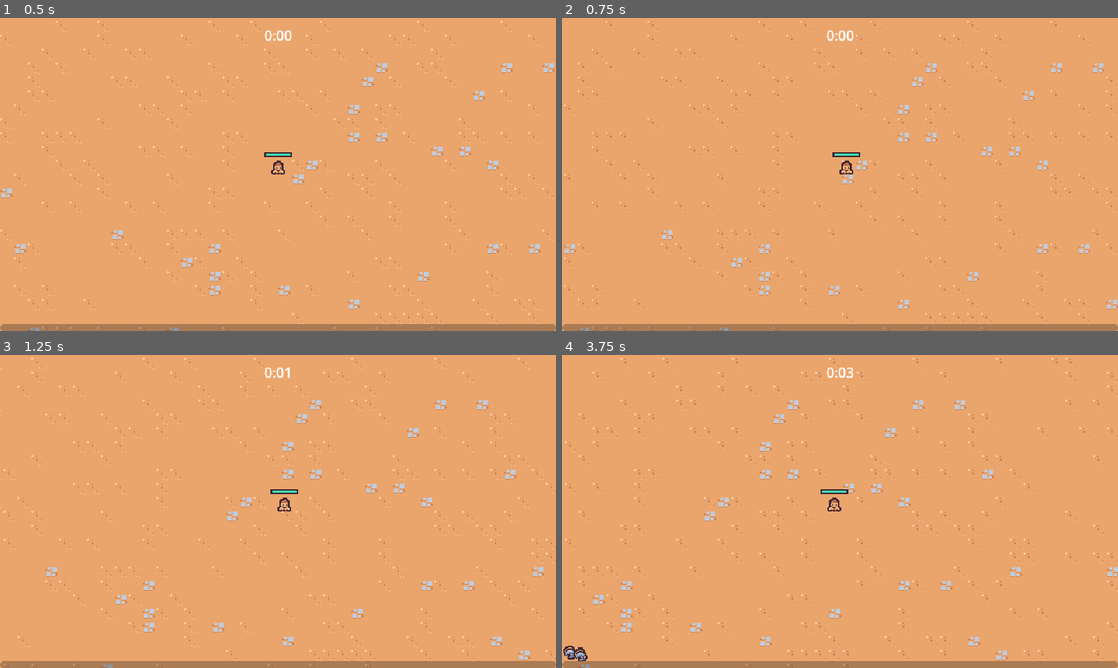
Above: before the commit, frames 1-4 (two rows, left to right).
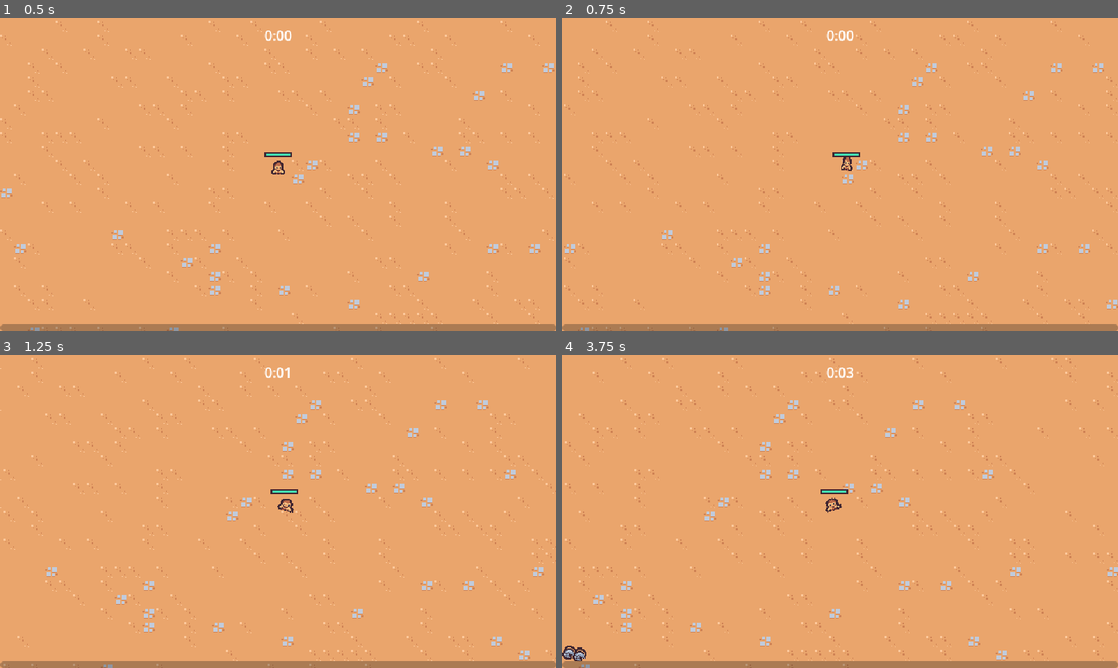
Above: after the commit, the same moments.

Repository: richigro/godot2DGame
Game: Godot game, scene res://scenes/main/main.tscn
Two runs of this game, one before a commit and one after it. Both use one fixed random seed, a clock stepped at 60 frames per second and the inputs below.
Inputs (mouse positions are in pixels of both pictures, inside the frame that each line leads up to):
- Up to frame 1 (0.5 s): no input
- Up to frame 2 (0.75 s): move the mouse to (962, 158) at 0.52 s; press the mouse at (962, 158) at 0.53 s; hold D (move_right) from 0.53 s (still down)
- Up to frame 3 (1.25 s): keep holding D (move_right)
- Up to frame 4 (3.75 s): move the mouse to (728, 527) at 1.27 s; release D (move_right) at 1.28 s; release the mouse at (728, 527) at 1.28 s; hold S (move_down) 1.28-2.03 s; click (728, 527) at 1.35 s; move the mouse to (895, 442) at 2.02 s; press the mouse at (895, 442) at 2.03 s; hold D (move_right) 2.03-2.78 s; move the mouse to (812, 574) at 2.77 s; release the mouse at (812, 574) at 2.78 s; hold W (move_up) 2.78-3.53 s; click (812, 574) at 2.85 s; move the mouse to (1006, 558) at 3.52 s; press the mouse at (1006, 558) at 3.53 s; hold A (move_left) from 3.53 s (still down)

Frame 1 is identical in both runs. In frame 2, less than 0.1% of the frame differs, in the area x 49-53%, y 44-50%; in frame 3, less than 0.1%; in frame 4, 0.2%, in the area x 0-51%, y 45-98%.

Commit message:
added new player and enemy animations

Diff:
--- /dev/null
+++ b/resources/upgrades/ability.gd
@@ -0,0 +1,5 @@
+# using inheritance
+extends AbilityUpgrade
+class_name Ability
+
+@export var ability_controller_scene: PackedScene
--- a/resources/upgrades/ability_upgrade.gd
+++ b/resources/upgrades/ability_upgrade.gd
@@ -2,5 +2,6 @@
 class_name AbilityUpgrade
 
 @export var id: String
+@export var max_quantity: int
 @export var name: String
 @export_multiline var description: String
--- /dev/null
+++ b/resources/upgrades/axe.tres
@@ -0,0 +1,12 @@
+[gd_resource type="Resource" script_class="Ability" load_steps=3 format=3 uid="uid://b3dpwunktq71"]
+
+[ext_resource type="PackedScene" uid="uid://cluhxrqgytahs" path="res://scenes/ability/axe_ability_controller/axe_ability_controller.tscn" id="1_bd05v"]
+[ext_resource type="Script" path="res://resources/upgrades/ability.gd" id="1_w7g7j"]
+
+[resource]
+script = ExtResource("1_w7g7j")
+ability_controller_scene = ExtResource("1_bd05v")
+id = "axe"
+max_quantity = 1
+name = "Axe"
+description = "Periodically sends out a spinning axe."
--- a/resources/upgrades/sword_rate.tres
+++ b/resources/upgrades/sword_rate.tres
@@ -5,5 +5,6 @@
 [resource]
 script = ExtResource("1_16255")
 id = "sword_rate"
+max_quantity = 5
 name = "Sword Quickness"
-description = "Increases Sword attack rate by 10%"
+description = "Increases Sword attack rate by 10%."
--- /dev/null
+++ b/scenes/ability/axe_ability/axe_ability.gd
@@ -0,0 +1,26 @@
+extends Node2D
+
+const MAX_RADIUS = 100
+
+@onready var hitbox_component = $HitboxComponent
+
+var base_rotation = Vector2.RIGHT
+
+func _ready():
+	base_rotation = Vector2.RIGHT.rotated(randf_range(0, TAU))
+
+	var tween = create_tween()
+	tween.tween_method(tween_method, 0.0, 2.0, 3)
+	tween.tween_callback(queue_free)
+
+
+func tween_method(rotations: float):
+	var percent = rotations / 2
+	var current_radius = percent * MAX_RADIUS
+	var current_direction = base_rotation.rotated(rotations * TAU)
+
+	var player = get_tree().get_first_node_in_group("player") as Node2D
+	if player == null:
+		return
+
+	global_position = player.global_position + (current_direction * current_radius)
--- /dev/null
+++ b/scenes/ability/axe_ability/axe_ability.tscn
@@ -0,0 +1,62 @@
+[gd_scene load_steps=8 format=3 uid="uid://d10d4df13ngfo"]
+
+[ext_resource type="Script" path="res://scenes/ability/axe_ability/axe_ability.gd" id="1_8pyxx"]
+[ext_resource type="Texture2D" uid="uid://5ryl0oir81yy" path="res://scenes/ability/axe_ability/axe.png" id="1_mp0ax"]
+[ext_resource type="PackedScene" uid="uid://3lewgfaoq65r" path="res://scenes/component/hitbox_component.tscn" id="3_4snj4"]
+
+[sub_resource type="Animation" id="Animation_7ylej"]
+length = 0.001
+tracks/0/type = "value"
+tracks/0/imported = false
+tracks/0/enabled = true
+tracks/0/path = NodePath("Sprite2D:rotation")
+tracks/0/interp = 1
+tracks/0/loop_wrap = true
+tracks/0/keys = {
+"times": PackedFloat32Array(0),
+"transitions": PackedFloat32Array(1),
+"update": 0,
+"values": [0.0]
+}
+
+[sub_resource type="Animation" id="Animation_87vki"]
+resource_name = "default"
+length = 0.5
+loop_mode = 1
+tracks/0/type = "value"
+tracks/0/imported = false
+tracks/0/enabled = true
+tracks/0/path = NodePath("Sprite2D:rotation")
+tracks/0/interp = 1
+tracks/0/loop_wrap = true
+tracks/0/keys = {
+"times": PackedFloat32Array(0, 0.5),
+"transitions": PackedFloat32Array(1, 1),
+"update": 0,
+"values": [0.0, 6.28319]
+}
+
+[sub_resource type="AnimationLibrary" id="AnimationLibrary_cwsn0"]
+_data = {
+"RESET": SubResource("Animation_7ylej"),
+"default": SubResource("Animation_87vki")
+}
+
+[sub_resource type="CircleShape2D" id="CircleShape2D_6k0l3"]
+
+[node name="AxeAbility" type="Node2D"]
+script = ExtResource("1_8pyxx")
+
+[node name="AnimationPlayer" type="AnimationPlayer" parent="."]
+autoplay = "default"
+libraries = {
+"": SubResource("AnimationLibrary_cwsn0")
+}
+
+[node name="Sprite2D" type="Sprite2D" parent="."]
+texture = ExtResource("1_mp0ax")
+
+[node name="HitboxComponent" parent="." instance=ExtResource("3_4snj4")]
+
+[node name="CollisionShape2D" type="CollisionShape2D" parent="HitboxComponent"]
+shape = SubResource("CircleShape2D_6k0l3")
--- /dev/null
+++ b/scenes/ability/axe_ability_controller/axe_ability_controller.gd
@@ -0,0 +1,21 @@
+extends Node
+
+@export var axe_ability_scene: PackedScene
+
+var damage = 10
+
+func _ready():
+	$Timer.timeout.connect(on_timer_timeout)
+
+
+func on_timer_timeout():
+	var player = get_tree().get_first_node_in_group("player") as Node2D
+	if player == null:
+		return
+	var foreground = get_tree().get_first_node_in_group("foreground_layer") as Node2D
+	if foreground == null:
+		return
+	var axe_instance = axe_ability_scene.instantiate() as Node2D
+	foreground.add_child(axe_instance)
+	axe_instance.global_position = player.global_position
+	axe_instance.hitbox_component.damage = damage
--- /dev/null
+++ b/scenes/ability/axe_ability_controller/axe_ability_controller.tscn
@@ -0,0 +1,12 @@
+[gd_scene load_steps=3 format=3 uid="uid://cluhxrqgytahs"]
+
+[ext_resource type="Script" path="res://scenes/ability/axe_ability_controller/axe_ability_controller.gd" id="1_8xkqn"]
+[ext_resource type="PackedScene" uid="uid://d10d4df13ngfo" path="res://scenes/ability/axe_ability/axe_ability.tscn" id="2_x4hdp"]
+
+[node name="AxeAbilityController" type="Node"]
+script = ExtResource("1_8xkqn")
+axe_ability_scene = ExtResource("2_x4hdp")
+
+[node name="Timer" type="Timer" parent="."]
+wait_time = 3.5
+autostart = true
--- /dev/null
+++ b/scenes/component/death_component.gd
@@ -0,0 +1,24 @@
+extends Node2D
+
+@export var health_component: Node
+@export var sprite: Sprite2D
+
+
+func _ready():
+	$GPUParticles2D.texture = sprite.texture
+	health_component.died.connect(on_died)
+
+
+func on_died():
+	if owner == null || not owner is Node2D:
+		return
+	var spawn_position = owner.global_position
+	# get current entities layer node
+	var entities = get_tree().get_first_node_in_group("entities_layer")
+	# remove the death component
+	get_parent().remove_child(self)
+	# re-save to the new entities layer
+	entities.add_child(self)
+
+	global_position = spawn_position
+	$AnimationPlayer.play("default")
--- /dev/null
+++ b/scenes/component/death_component.tscn
@@ -0,0 +1,92 @@
+[gd_scene load_steps=9 format=3 uid="uid://carv5p6jrejdc"]
+
+[ext_resource type="Texture2D" uid="uid://c4qgxbxwgbin7" path="res://scenes/game_object/basic_enemy/basic_enemy.png" id="1_olenj"]
+[ext_resource type="Script" path="res://scenes/component/death_component.gd" id="1_pfu6r"]
+
+[sub_resource type="Animation" id="Animation_6uj1b"]
+resource_name = "default"
+tracks/0/type = "value"
+tracks/0/imported = false
+tracks/0/enabled = true
+tracks/0/path = NodePath("GPUParticles2D:emitting")
+tracks/0/interp = 1
+tracks/0/loop_wrap = true
+tracks/0/keys = {
+"times": PackedFloat32Array(0),
+"transitions": PackedFloat32Array(1),
+"update": 1,
+"values": [true]
+}
+tracks/1/type = "method"
+tracks/1/imported = false
+tracks/1/enabled = true
+tracks/1/path = NodePath(".")
+tracks/1/interp = 1
+tracks/1/loop_wrap = true
+tracks/1/keys = {
+"times": PackedFloat32Array(1),
+"transitions": PackedFloat32Array(1),
+"values": [{
+"args": [],
+"method": &"queue_free"
+}]
+}
+
+[sub_resource type="Animation" id="Animation_fmdfe"]
+length = 0.001
+tracks/0/type = "value"
+tracks/0/imported = false
+tracks/0/enabled = true
+tracks/0/path = NodePath("GPUParticles2D:emitting")
+tracks/0/interp = 1
+tracks/0/loop_wrap = true
+tracks/0/keys = {
+"times": PackedFloat32Array(0),
+"transitions": PackedFloat32Array(1),
+"update": 1,
+"values": [false]
+}
+
+[sub_resource type="AnimationLibrary" id="AnimationLibrary_gntpp"]
+_data = {
+"RESET": SubResource("Animation_fmdfe"),
+"default": SubResource("Animation_6uj1b")
+}
+
+[sub_resource type="Curve" id="Curve_tfghn"]
+_data = [Vector2(0, 1), 0.0, 0.0, 0, 0, Vector2(0.596364, 0.989474), 0.0, 0.0, 0, 0, Vector2(1, 0), -0.0827066, 0.0, 0, 0]
+point_count = 3
+
+[sub_resource type="CurveTexture" id="CurveTexture_8e51s"]
+curve = SubResource("Curve_tfghn")
+
+[sub_resource type="ParticleProcessMaterial" id="ParticleProcessMaterial_arrxk"]
+particle_flag_disable_z = true
+direction = Vector3(0, -1, 0)
+spread = 30.0
+gravity = Vector3(0, 800, 0)
+initial_velocity_min = 175.0
+initial_velocity_max = 250.0
+angular_velocity_min = -1440.0
+angular_velocity_max = 1440.0
+orbit_velocity_min = 0.0
+orbit_velocity_max = 0.0
+scale_curve = SubResource("CurveTexture_8e51s")
+
+[node name="DeathComponent" type="Node2D"]
+script = ExtResource("1_pfu6r")
+
+[node name="AnimationPlayer" type="AnimationPlayer" parent="."]
+libraries = {
+"": SubResource("AnimationLibrary_gntpp")
+}
+
+[node name="GPUParticles2D" type="GPUParticles2D" parent="."]
+emitting = false
+amount = 1
+process_material = SubResource("ParticleProcessMaterial_arrxk")
+texture = ExtResource("1_olenj")
+lifetime = 0.5
+one_shot = true
+fixed_fps = 0
+interpolate = false
--- a/scenes/game_object/basic_enemy/basic_enemy.gd
+++ b/scenes/game_object/basic_enemy/basic_enemy.gd
@@ -3,6 +3,7 @@
 const MAX_SPEED = 50
 
 @onready var health_component: HealthComponent = $HealthComponent
+@onready var visuals = $Visuals
 
 
 func _process(delta):
@@ -11,6 +12,9 @@
 	velocity = direction * MAX_SPEED
 	move_and_slide()
 
+	var move_sign = sign(velocity.x)
+	if move_sign != 0:
+		visuals.scale = Vector2(-move_sign, 1)
 
 func get_direction_to_player():
 	var player_node = get_tree().get_first_node_in_group("player") as Node2D
--- a/scenes/game_object/basic_enemy/basic_enemy.tscn
+++ b/scenes/game_object/basic_enemy/basic_enemy.tscn
@@ -1,10 +1,73 @@
-[gd_scene load_steps=8 format=3 uid="uid://dbwt0itgh2vl5"]
+[gd_scene load_steps=12 format=3 uid="uid://dbwt0itgh2vl5"]
 
 [ext_resource type="Texture2D" uid="uid://c4qgxbxwgbin7" path="res://scenes/game_object/basic_enemy/basic_enemy.png" id="1_1ah8r"]
 [ext_resource type="Script" path="res://scenes/game_object/basic_enemy/basic_enemy.gd" id="1_ak4hd"]
 [ext_resource type="PackedScene" uid="uid://by4bqsc2kqgkd" path="res://scenes/component/health_component.tscn" id="2_srf2r"]
 [ext_resource type="PackedScene" uid="uid://b03wnfliocvgb" path="res://scenes/component/vial_drop_component.tscn" id="3_ko7iq"]
+[ext_resource type="PackedScene" uid="uid://carv5p6jrejdc" path="res://scenes/component/death_component.tscn" id="4_2a6i8"]
 [ext_resource type="PackedScene" uid="uid://cjekaa535a73f" path="res://scenes/component/hurtbox_component.tscn" id="4_yes6m"]
+
+[sub_resource type="Animation" id="Animation_qvoat"]
+length = 0.001
+tracks/0/type = "value"
+tracks/0/imported = false
+tracks/0/enabled = true
+tracks/0/path = NodePath("Visuals/Sprite2D:position")
+tracks/0/interp = 1
+tracks/0/loop_wrap = true
+tracks/0/keys = {
+"times": PackedFloat32Array(0),
+"transitions": PackedFloat32Array(1),
+"update": 0,
+"values": [Vector2(0, 0)]
+}
+tracks/1/type = "value"
+tracks/1/imported = false
+tracks/1/enabled = true
+tracks/1/path = NodePath("Visuals/Sprite2D:rotation")
+tracks/1/interp = 1
+tracks/1/loop_wrap = true
+tracks/1/keys = {
+"times": PackedFloat32Array(0),
+"transitions": PackedFloat32Array(1),
+"update": 0,
+"values": [0.0]
+}
+
+[sub_resource type="Animation" id="Animation_nc4cb"]
+resource_name = "walk"
+length = 0.4
+loop_mode = 1
+tracks/0/type = "value"
+tracks/0/imported = false
+tracks/0/enabled = true
+tracks/0/path = NodePath("Visuals/Sprite2D:position")
+tracks/0/interp = 2
+tracks/0/loop_wrap = true
+tracks/0/keys = {
+"times": PackedFloat32Array(0, 0.1, 0.3),
+"transitions": PackedFloat32Array(1, 1, 1),
+"update": 0,
+"values": [Vector2(0, 0), Vector2(-1, 0), Vector2(1, 0)]
+}
+tracks/1/type = "value"
+tracks/1/imported = false
+tracks/1/enabled = true
+tracks/1/path = NodePath("Visuals/Sprite2D:rotation")
+tracks/1/interp = 2
+tracks/1/loop_wrap = true
+tracks/1/keys = {
+"times": PackedFloat32Array(0, 0.1, 0.2, 0.3),
+"transitions": PackedFloat32Array(1, 1, 1, 1),
+"update": 0,
+"values": [0.174533, -0.174533, 0.174533, -0.174533]
+}
+
+[sub_resource type="AnimationLibrary" id="AnimationLibrary_77jlj"]
+_data = {
+"RESET": SubResource("Animation_qvoat"),
+"walk": SubResource("Animation_nc4cb")
+}
 
 [sub_resource type="CircleShape2D" id="CircleShape2D_3weur"]
 radius = 12.0
@@ -18,22 +81,36 @@
 motion_mode = 1
 script = ExtResource("1_ak4hd")
 
+[node name="AnimationPlayer" type="AnimationPlayer" parent="."]
+autoplay = "walk"
+libraries = {
+"": SubResource("AnimationLibrary_77jlj")
+}
+
 [node name="HealthComponent" parent="." instance=ExtResource("2_srf2r")]
 
 [node name="VialDropComponent" parent="." node_paths=PackedStringArray("health_component") instance=ExtResource("3_ko7iq")]
 health_component = NodePath("../HealthComponent")
 
+[node name="DeathComponent" parent="." node_paths=PackedStringArray("health_component", "sprite") instance=ExtResource("4_2a6i8")]
+health_component = NodePath("../HealthComponent")
+sprite = NodePath("../Visuals/Sprite2D")
+
 [node name="HurtboxComponent" parent="." node_paths=PackedStringArray("health_component") instance=ExtResource("4_yes6m")]
+visible = false
 health_component = NodePath("../HealthComponent")
 
 [node name="CollisionShape2D" type="CollisionShape2D" parent="HurtboxComponent"]
 position = Vector2(0, -5)
 shape = SubResource("CircleShape2D_3weur")
 
-[node name="Sprite2D" type="Sprite2D" parent="."]
+[node name="Visuals" type="Node2D" parent="."]
+
+[node name="Sprite2D" type="Sprite2D" parent="Visuals"]
 texture = ExtResource("1_1ah8r")
 offset = Vector2(0, -4)
 
 [node name="CollisionShape2D" type="CollisionShape2D" parent="."]
+visible = false
 position = Vector2(0, -5)
 shape = SubResource("CircleShape2D_vdpue")
--- a/scenes/game_object/player/player.gd
+++ b/scenes/game_object/player/player.gd
@@ -6,6 +6,10 @@
 @onready var damage_interval_timer = $DamageIntervalTimer
 @onready var health_component = $HealthComponent
 @onready var health_bar = $HealthBar
+@onready var abilities = $Abilities
+@onready var animation_player = $AnimationPlayer
+@onready var visuals = $Visuals
+
 var number_colliding_bodies = 0
 
 
@@ -14,6 +18,7 @@
 	$CollisionArea2D.body_exited.connect(on_body_exited)
 	damage_interval_timer.timeout.connect(on_damage_interval_timer_timeout)
 	health_component.health_changed.connect(on_health_changed)
+	GameEvents.ability_upgrade_added.connect(on_ability_upgrade_added)
 	update_health_display()
 
 # Called every frame. 'delta' is the elapsed time since the previous frame.
@@ -27,6 +32,15 @@
 	velocity = velocity.lerp(target_velocity, 1 - exp(-delta * ACCELERATION_SMOOTHING))
 
 	move_and_slide()
+	print(movement_vector)
+	if movement_vector.x != 0 || movement_vector.y != 0:
+		animation_player.play("walk")
+	else:
+		animation_player.play("RESET")
+
+	var move_sign = sign(movement_vector.x)
+	if move_sign != 0:
+		visuals.scale = Vector2(move_sign, 1)
 
 func get_movement_vector():
 	var x_movement = Input.get_action_strength("move_right") - Input.get_action_strength("move_left")
@@ -59,3 +73,11 @@
 
 func on_health_changed():
 	update_health_display()
+
+
+func on_ability_upgrade_added(ability_upgrade: AbilityUpgrade, current_upgrades: Dictionary):
+	if not ability_upgrade is Ability:
+		return
+
+	var ability = ability_upgrade as Ability
+	abilities.add_child(ability.ability_controller_scene.instantiate())
--- a/scenes/game_object/player/player.tscn
+++ b/scenes/game_object/player/player.tscn
@@ -1,9 +1,95 @@
-[gd_scene load_steps=10 format=3 uid="uid://cbk8assv2v1sf"]
+[gd_scene load_steps=13 format=3 uid="uid://cbk8assv2v1sf"]
 
 [ext_resource type="Script" path="res://scenes/game_object/player/player.gd" id="1_7sdio"]
 [ext_resource type="Texture2D" uid="uid://bixd35lrum2h1" path="res://scenes/game_object/player/player.png" id="1_ryu2r"]
 [ext_resource type="PackedScene" uid="uid://bklv655j1ohhe" path="res://scenes/ability/sword_ability_controller/sword_ability_controller.tscn" id="2_fgx3p"]
 [ext_resource type="PackedScene" uid="uid://by4bqsc2kqgkd" path="res://scenes/component/health_component.tscn" id="2_hgdv6"]
+
+[sub_resource type="Animation" id="Animation_rqd1d"]
+length = 0.001
+tracks/0/type = "value"
+tracks/0/imported = false
+tracks/0/enabled = true
+tracks/0/path = NodePath("Visuals/Sprite2D:position")
+tracks/0/interp = 1
+tracks/0/loop_wrap = true
+tracks/0/keys = {
+"times": PackedFloat32Array(0),
+"transitions": PackedFloat32Array(1),
+"update": 0,
+"values": [Vector2(0, 0)]
+}
+tracks/1/type = "value"
+tracks/1/imported = false
+tracks/1/enabled = true
+tracks/1/path = NodePath("Visuals/Sprite2D:rotation")
+tracks/1/interp = 1
+tracks/1/loop_wrap = true
+tracks/1/keys = {
+"times": PackedFloat32Array(0),
+"transitions": PackedFloat32Array(1),
+"update": 0,
+"values": [0.0]
+}
+tracks/2/type = "value"
+tracks/2/imported = false
+tracks/2/enabled = true
+tracks/2/path = NodePath("Visuals/Sprite2D:scale")
+tracks/2/interp = 1
+tracks/2/loop_wrap = true
+tracks/2/keys = {
+"times": PackedFloat32Array(0),
+"transitions": PackedFloat32Array(1),
+"update": 0,
+"values": [Vector2(1, 1)]
+}
+
+[sub_resource type="Animation" id="Animation_88di5"]
+resource_name = "walk"
+length = 0.4
+loop_mode = 1
+tracks/0/type = "value"
+tracks/0/imported = false
+tracks/0/enabled = true
+tracks/0/path = NodePath("Visuals/Sprite2D:position")
+tracks/0/interp = 2
+tracks/0/loop_wrap = true
+tracks/0/keys = {
+"times": PackedFloat32Array(0, 0.1, 0.3),
+"transitions": PackedFloat32Array(1, 1, 1),
+"update": 0,
+"values": [Vector2(0, 0), Vector2(0, -5), Vector2(0, 0)]
+}
+tracks/1/type = "value"
+tracks/1/imported = false
+tracks/1/enabled = true
+tracks/1/path = NodePath("Visuals/Sprite2D:rotation")
+tracks/1/interp = 2
+tracks/1/loop_wrap = true
+tracks/1/keys = {
+"times": PackedFloat32Array(0, 0.1, 0.2, 0.4),
+"transitions": PackedFloat32Array(1, 1, 1, 1),
+"update": 0,
+"values": [0.0, -0.261799, 0.261799, 0.0]
+}
+tracks/2/type = "value"
+tracks/2/imported = false
+tracks/2/enabled = true
+tracks/2/path = NodePath("Visuals/Sprite2D:scale")
+tracks/2/interp = 2
+tracks/2/loop_wrap = true
+tracks/2/keys = {
+"times": PackedFloat32Array(0, 0.1, 0.3, 0.4),
+"transitions": PackedFloat32Array(0.784, 2.63902, 1, 1),
+"update": 0,
+"values": [Vector2(1, 1), Vector2(0.8, 1.1), Vector2(1.5, 0.7), Vector2(1, 1)]
+}
+
+[sub_resource type="AnimationLibrary" id="AnimationLibrary_xh4w2"]
+_data = {
+"RESET": SubResource("Animation_rqd1d"),
+"walk": SubResource("Animation_88di5")
+}
 
 [sub_resource type="StyleBoxFlat" id="StyleBoxFlat_xnib7"]
 bg_color = Color(0.247059, 0.14902, 0.192157, 1)
@@ -30,11 +116,16 @@
 motion_mode = 1
 script = ExtResource("1_7sdio")
 
+[node name="AnimationPlayer" type="AnimationPlayer" parent="."]
+libraries = {
+"": SubResource("AnimationLibrary_xh4w2")
+}
+
 [node name="HealthComponent" parent="." instance=ExtResource("2_hgdv6")]
 
-[node name="AbilityManager" type="Node" parent="."]
+[node name="Abilities" type="Node" parent="."]
 
-[node name="SwordAbilityController" parent="AbilityManager" instance=ExtResource("2_fgx3p")]
+[node name="SwordAbilityController" parent="Abilities" instance=ExtResource("2_fgx3p")]
 
 [node name="DamageIntervalTimer" type="Timer" parent="."]
 wait_time = 0.5
@@ -62,7 +153,9 @@
 position = Vector2(0, -5)
 shape = SubResource("CircleShape2D_8c5j4")
 
-[node name="Sprite2D" type="Sprite2D" parent="."]
+[node name="Visuals" type="Node2D" parent="."]
+
+[node name="Sprite2D" type="Sprite2D" parent="Visuals"]
 texture = ExtResource("1_ryu2r")
 offset = Vector2(0, -8)
 
--- a/scenes/manager/upgrade_manager.gd
+++ b/scenes/manager/upgrade_manager.gd
@@ -13,21 +13,6 @@
 	experience_manger.level_up.connect(on_level_up)
 
 
-func on_level_up(current_level: int):
-	# when the player levels up we want to assign a new ability
-	# pick a random upgrade from the upgrade pool
-	var chosen_upgrade = upgrade_pool.pick_random() as AbilityUpgrade
-	if chosen_upgrade == null:
-		return
-	# instantitiat upgrade screen
-	var upgrade_screen_instance = upgrade_screen_scene.instantiate()
-	add_child(upgrade_screen_instance)
-	upgrade_screen_instance.set_ability_upgrades([chosen_upgrade] as Array[AbilityUpgrade])
-	upgrade_screen_instance.upgrade_selected.connect(on_upgrade_selected)
-
-
-
-
 func apply_upgrade(upgrade: AbilityUpgrade):
 	# check if we already have this upgrade
 	var has_upgrade = current_upgrades.has(upgrade.id)
@@ -39,10 +24,38 @@
 		}
 	else:
 		# if we already have the upgrade increase the quantity
-		# TODO: I might want to put a limit per ability.
 		current_upgrades[upgrade.id]["quantity"] += 1
+
+	if upgrade.max_quantity > 0:
+		var current_quantity = current_upgrades[upgrade.id]["quantity"]
+		if current_quantity == upgrade.max_quantity:
+			upgrade_pool = upgrade_pool.filter(func (pool_upgrade): return pool_upgrade.id != upgrade.id)
+
 	GameEvents.emit_ability_upgrade_added(upgrade, current_upgrades)
 
 
+func pick_upgrades():
+	var chosen_upgrades: Array[AbilityUpgrade] = []
+	var filtered_upgrades = upgrade_pool.duplicate()
+	for i in 2:
+		if filtered_upgrades.size() == 0:
+			# if there are no more upgrades to pick from
+			break
+		# pick a random upgrade from the remaining upgrades in our upgrade pool
+		var chosen_upgrade = filtered_upgrades.pick_random() as AbilityUpgrade
+		chosen_upgrades.append(chosen_upgrade)
+		filtered_upgrades = filtered_upgrades.filter(func (upgrade): return upgrade.id != chosen_upgrade.id)
+
+	return chosen_upgrades
+
 func on_upgrade_selected(upgrade: AbilityUpgrade):
 	apply_upgrade(upgrade)
+
+
+func on_level_up(current_level: int):
+	# instantitiat upgrade screen
+	var upgrade_screen_instance = upgrade_screen_scene.instantiate()
+	add_child(upgrade_screen_instance)
+	var chosen_upgrades = pick_upgrades()
+	upgrade_screen_instance.set_ability_upgrades(chosen_upgrades as Array[AbilityUpgrade])
+	upgrade_screen_instance.upgrade_selected.connect(on_upgrade_selected)
--- a/scenes/manager/upgrade_manager.tscn
+++ b/scenes/manager/upgrade_manager.tscn
@@ -1,10 +1,11 @@
-[gd_scene load_steps=4 format=3 uid="uid://boobmfq05a6wp"]
+[gd_scene load_steps=5 format=3 uid="uid://boobmfq05a6wp"]
 
 [ext_resource type="Script" path="res://scenes/manager/upgrade_manager.gd" id="1_u3w55"]
 [ext_resource type="Resource" uid="uid://mkdr6ijlc58c" path="res://resources/upgrades/sword_rate.tres" id="2_yqi8v"]
+[ext_resource type="Resource" uid="uid://b3dpwunktq71" path="res://resources/upgrades/axe.tres" id="3_lgig2"]
 [ext_resource type="PackedScene" uid="uid://vlqn0lx6f64x" path="res://scenes/ui/upgrade_screen.tscn" id="3_om2ur"]
 
 [node name="UpgradeManager" type="Node"]
 script = ExtResource("1_u3w55")
-upgrade_pool = Array[Resource("res://resources/upgrades/ability_upgrade.gd")]([ExtResource("2_yqi8v")])
+upgrade_pool = Array[Resource("res://resources/upgrades/ability_upgrade.gd")]([ExtResource("2_yqi8v"), ExtResource("3_lgig2")])
 upgrade_screen_scene = ExtResource("3_om2ur")
Binary file added: scenes/ability/axe_ability/axe.png
Not shown, added: scenes/ability/axe_ability/axe.png.import
Not shown, added: scenes/main/mai2097.tmp
